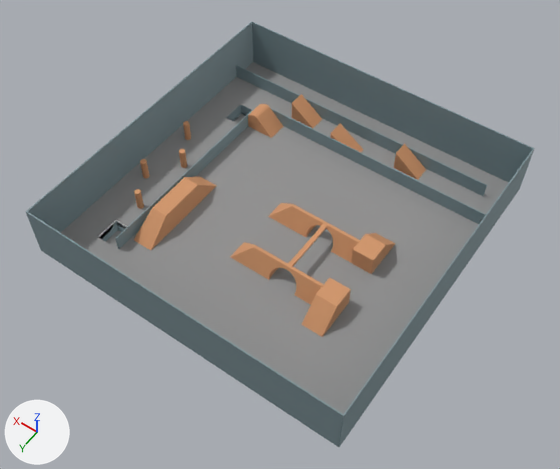
Before and after pictures for a commit that changed the OBJ model resources/scene.obj.
Camera for both pictures: a 50 mm lens placed at (-24.6, 35.6, 52.9), pointed at (-0.7, 2.2, 0.4). Lighting does not change. The marker at lower left points along +X, +Y and +Z. Where no turn or scale is listed for an object, it has been applied to the vertices.

Objects in the first picture: 'Cube', 'Cube.001', 'Cube.002', 'Cylinder', 'Cylinder.001', 'Cylinder.002', 'Cylinder.003', 'Plane', 'Ramp', 'Ramp.001', 'Ramp.002', 'Ramp.003', 'Ramp.004', 'Ramp.005', 'Ramp.006', 'Ramp.007', 'Ramp.008'.
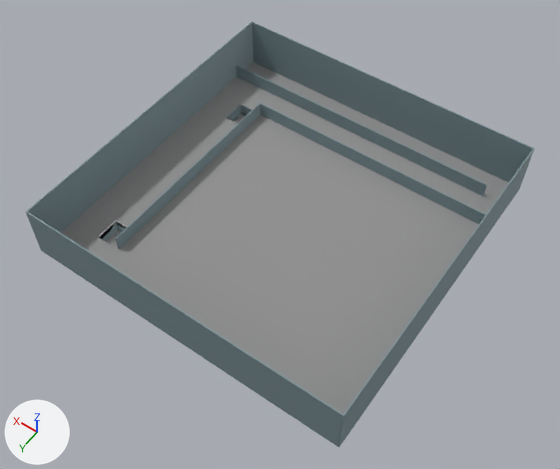
Boxes (x1, y1, x2, y2) around the edits, measured in the pictures (560 x 469 px):
'Plane', recoloured: (131, 92, 429, 340) in both
'Ramp.005', deleted: before (134, 176, 217, 250)
'Ramp.008', deleted: before (230, 242, 324, 305)
'Ramp.006', deleted: before (268, 203, 360, 263)
'Cube', deleted: before (351, 234, 386, 274)
'Ramp.007', deleted: before (302, 295, 337, 337)
'Ramp.002', deleted: before (248, 104, 284, 138)
'Cube.001', deleted: before (316, 278, 351, 319)
'Ramp.001', deleted: before (394, 143, 426, 180)
'Ramp.004', deleted: before (292, 94, 322, 128)
'Ramp.003', deleted: before (330, 123, 363, 152)
'Cube.002', deleted: before (288, 224, 327, 266)
'Ramp', deleted: before (367, 233, 395, 258)
'Cylinder.002', deleted: before (134, 189, 144, 209)
'Cylinder.003', deleted: before (140, 159, 149, 178)
'Cylinder.001', deleted: before (179, 149, 187, 168)
'Cylinder', deleted: before (183, 121, 191, 140)

The change, as a list of edits to the scene's bpy script:
```text
Remove ob_cube:
    ob_cube = bpy.data.objects.new('Cube', me_cube)
    ob_cube.location = (0.0, 0.0, 0.0)
Remove ob_cube_001:
    ob_cube_001 = bpy.data.objects.new('Cube.001', me_cube_001)
    ob_cube_001.location = (0.0, 0.0, 0.0)
Remove ob_cube_002:
    ob_cube_002 = bpy.data.objects.new('Cube.002', me_cube_002)
    ob_cube_002.location = (0.0, 0.0, 0.0)
Remove ob_cylinder:
    ob_cylinder = bpy.data.objects.new('Cylinder', me_cylinder)
    ob_cylinder.location = (0.0, 0.0, 0.0)
Remove ob_cylinder_001:
    ob_cylinder_001 = bpy.data.objects.new('Cylinder.001', me_cylinder_001)
    ob_cylinder_001.location = (0.0, 0.0, 0.0)
Remove ob_cylinder_002:
    ob_cylinder_002 = bpy.data.objects.new('Cylinder.002', me_cylinder_002)
    ob_cylinder_002.location = (0.0, 0.0, 0.0)
Remove ob_cylinder_003:
    ob_cylinder_003 = bpy.data.objects.new('Cylinder.003', me_cylinder_003)
    ob_cylinder_003.location = (0.0, 0.0, 0.0)
Remove ob_ramp:
    ob_ramp = bpy.data.objects.new('Ramp', me_ramp)
    ob_ramp.location = (0.0, 0.0, 0.0)
Remove ob_ramp_001:
    ob_ramp_001 = bpy.data.objects.new('Ramp.001', me_ramp_001)
    ob_ramp_001.location = (0.0, 0.0, 0.0)
Remove ob_ramp_002:
    ob_ramp_002 = bpy.data.objects.new('Ramp.002', me_ramp_002)
    ob_ramp_002.location = (0.0, 0.0, 0.0)
Remove ob_ramp_003:
    ob_ramp_003 = bpy.data.objects.new('Ramp.003', me_ramp_003)
    ob_ramp_003.location = (0.0, 0.0, 0.0)
Remove ob_ramp_004:
    ob_ramp_004 = bpy.data.objects.new('Ramp.004', me_ramp_004)
    ob_ramp_004.location = (0.0, 0.0, 0.0)
Remove ob_ramp_005:
    ob_ramp_005 = bpy.data.objects.new('Ramp.005', me_ramp_005)
    ob_ramp_005.location = (0.0, 0.0, 0.0)
Remove ob_ramp_006:
    ob_ramp_006 = bpy.data.objects.new('Ramp.006', me_ramp_006)
    ob_ramp_006.location = (0.0, 0.0, 0.0)
Remove ob_ramp_007:
    ob_ramp_007 = bpy.data.objects.new('Ramp.007', me_ramp_007)
    ob_ramp_007.location = (0.0, 0.0, 0.0)
Remove ob_ramp_008:
    ob_ramp_008 = bpy.data.objects.new('Ramp.008', me_ramp_008)
    ob_ramp_008.location = (0.0, 0.0, 0.0)
```
